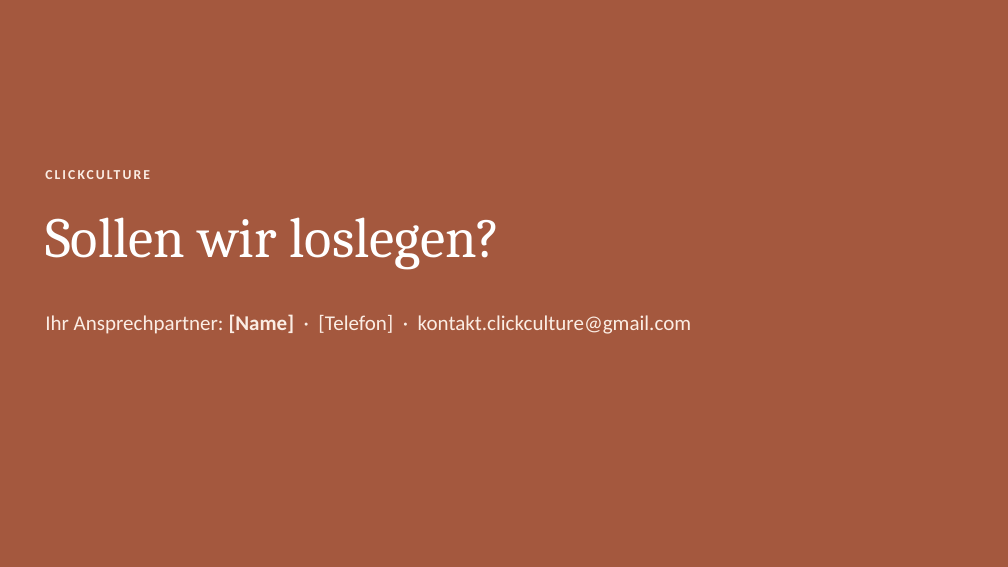
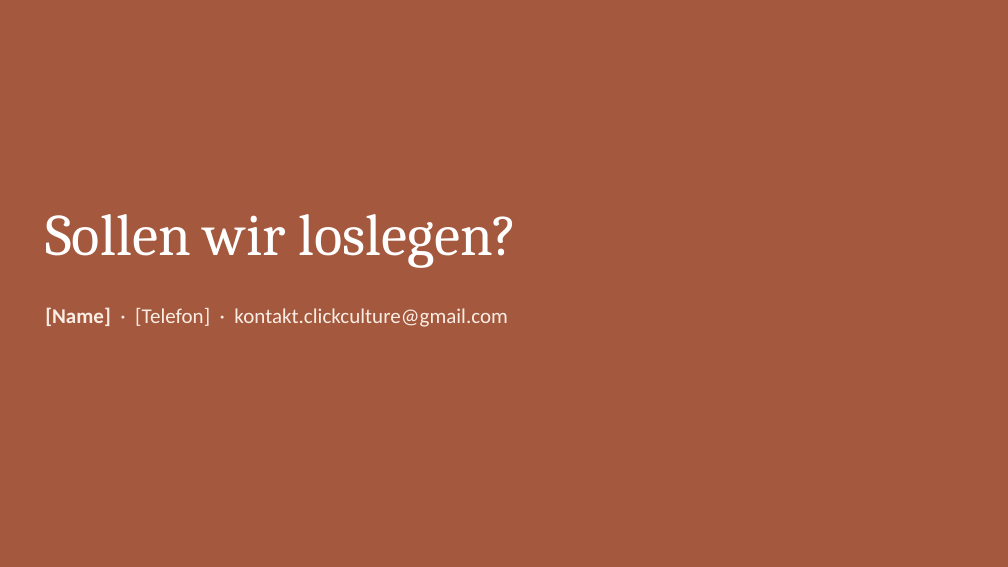
Before and after one commit to raphaelgeil652-lab/business, a slide deck: slide 12 of nischen/beauty/praesentation/Clickculture Beauty – Vorstellung.pptx (slide 16 before the commit). Drawn at 1008x567 pixels with LibreOffice and Linux fonts; fonts in the diff are those of the drawing. Boxes give left, top, right and bottom in pixels: in the first picture for what was removed or moved away, otherwise in the second. Text is boxed around its words. In the diff, an @@ line names an element or a change of style, - is before the commit and + after.

```diff
--- a/nischen/beauty/praesentation/Clickculture Beauty – Vorstellung.pptx
+++ b/nischen/beauty/praesentation/Clickculture Beauty – Vorstellung.pptx
@@ text removed at [45, 166, 650, 193] @@
-CLICKCULTURE
@@ text "Sollen wir loslegen?" at [45, 214, 518, 268]: size 54 to 56 pt @@
@@ text at [45, 307, 507, 327]: text changed @@
-Ihr Ansprechpartner: [Name] · [Telefon] · kontakt.clickculture@gmail.com
+[Name] · [Telefon] · kontakt.clickculture@gmail.com
```
Also in this commit, not shown: 2 other slides changed, 9 slides added, 13 slides removed.
